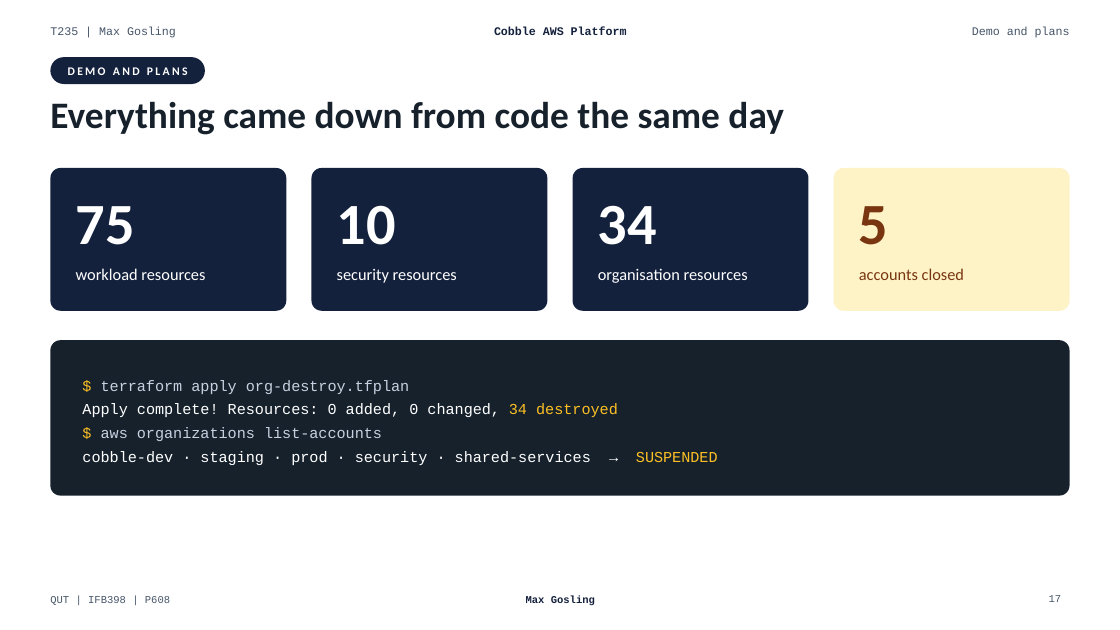
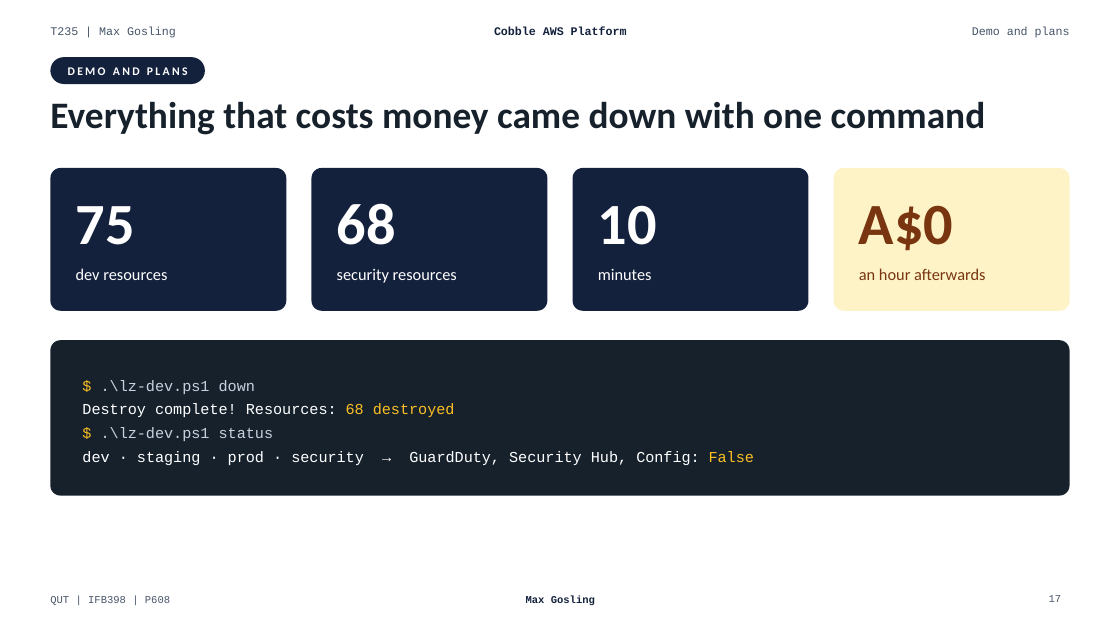
Before and after one commit to G-0Z/IFB398---Cobble-AWS---T235, a slide deck: slide 17 of docs/08-presentation/Cobble-AWS-Platform.pptx. Drawn at 1120x630 pixels with LibreOffice and Linux fonts; fonts in the diff are those of the drawing. Boxes give left, top, right and bottom in pixels: in the first picture for what was removed or moved away, otherwise in the second. Text is boxed around its words. In the diff, an @@ line names an element or a change of style, - is before the commit and + after.

Commit message:
PowerPoint deck: demo intro and teardown slides match the 18 October run
The accounts are now kept between demos and lz-dev.ps1 down removes only
what costs money, so the teardown slide shows 75 dev and 68 security
resources destroyed and every account reporting False, not closed accounts.

```diff
--- a/docs/08-presentation/Cobble-AWS-Platform.pptx
+++ b/docs/08-presentation/Cobble-AWS-Platform.pptx
@@ title at (x1=50, y1=101, x2=986, y2=135): text changed @@
-Everything came down from code the same day
+Everything that costs money came down with one command
@@ text at (x1=337, y1=203, x2=396, y2=245): text changed @@
-10
+68
@@ text at (x1=598, y1=205, x2=657, y2=245): text changed @@
-34
+10
@@ text at (x1=859, y1=205, x2=953, y2=250): text changed @@
-5
+A$0
@@ text at (x1=76, y1=268, x2=167, y2=280): text changed @@
-workload resources
+dev resources
@@ text at (x1=598, y1=269, x2=652, y2=280): text changed @@
-organisation resources
+minutes
@@ text at (x1=859, y1=268, x2=985, y2=280): text changed @@
-accounts closed
+an hour afterwards
@@ text in rounded rectangle at (x1=82, y1=380, x2=754, y2=465): text changed @@
-$ terraform apply org-destroy.tfplan
-Apply complete! Resources: 0 added, 0 changed, 34 destroyed
-$ aws organizations list-accounts
-cobble-dev · staging · prod · security · shared-services → SUSPENDED
+$ .\lz-dev.ps1 down
+Destroy complete! Resources: 68 destroyed
+$ .\lz-dev.ps1 status
+dev · staging · prod · security → GuardDuty, Security Hub, Config: False
```
Also in this commit, not shown: 1 other slide changed.
